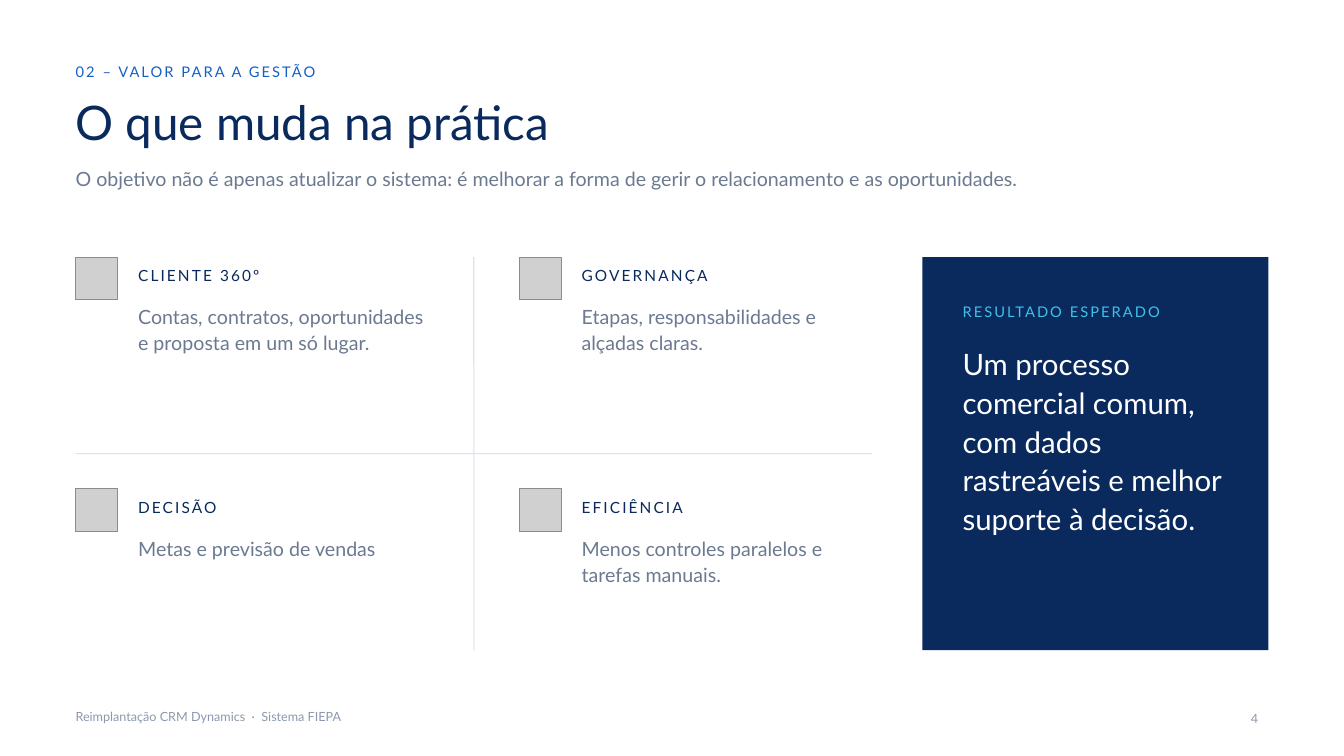
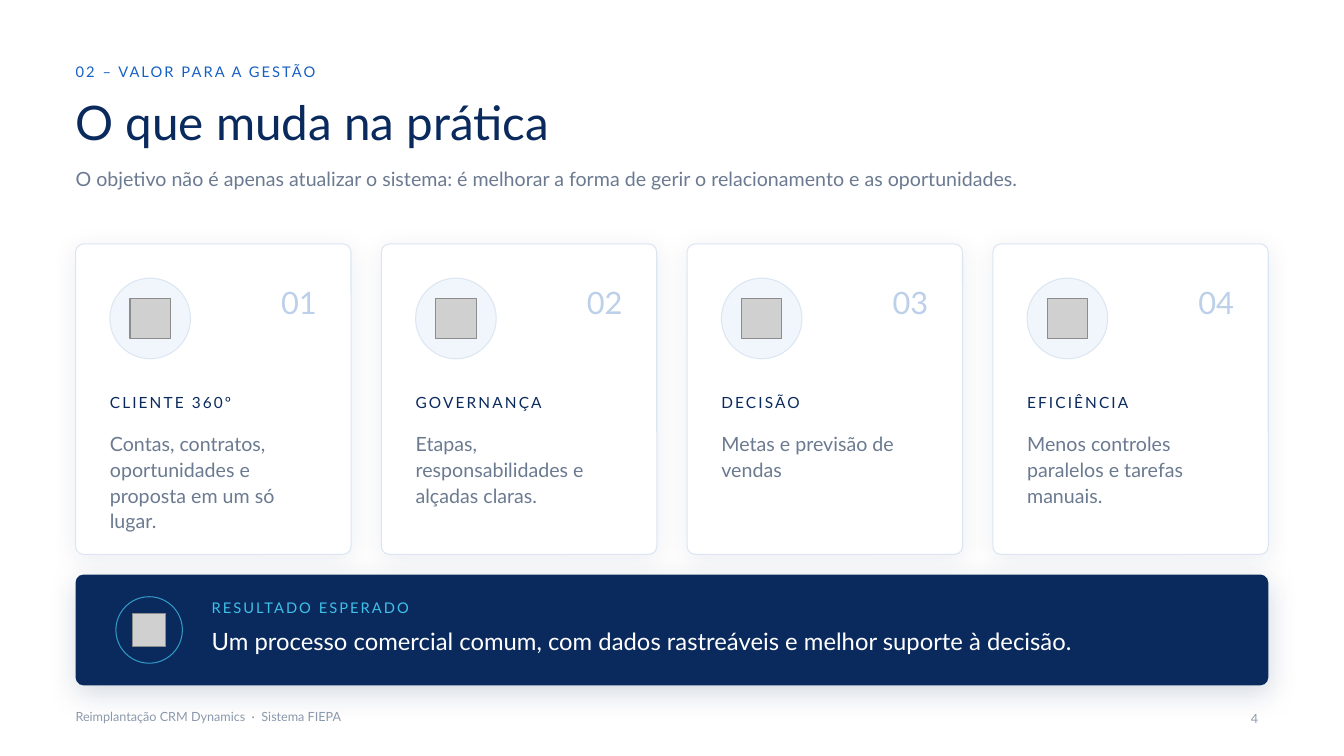
Before and after one commit to lucasmaiaws13-eng/for-desktop, a slide deck: slide 4 of apresentacao-crm-fiepa/Reimplantacao_CRM_Dynamics_FIEPA.pptx. Drawn at 1344x756 pixels with LibreOffice and Linux fonts; fonts in the diff are those of the drawing; grey boxes stand for pictures; background and template pictures are left out. Boxes give left, top, right and bottom in pixels: in the first picture for what was removed or moved away, otherwise in the second. Text is boxed around its words. In the diff, an @@ line names an element or a change of style, - is before the commit and + after.

```diff
--- a/apresentacao-crm-fiepa/Reimplantacao_CRM_Dynamics_FIEPA.pptx
+++ b/apresentacao-crm-fiepa/Reimplantacao_CRM_Dynamics_FIEPA.pptx
@@ rounded rectangle added at bbox=[76, 244, 351, 555], fill #FFFFFF, outline #DCE6F2 0.75 pt @@
@@ rounded rectangle added at bbox=[381, 244, 656, 555], fill #FFFFFF, outline #DCE6F2 0.75 pt @@
@@ line removed from (474, 257) to (474, 650) @@
@@ rounded rectangle added at bbox=[688, 244, 963, 555], fill #FFFFFF, outline #DCE6F2 0.75 pt @@
@@ rectangle removed at bbox=[923, 257, 1268, 650] @@
@@ rounded rectangle added at bbox=[993, 244, 1268, 555], fill #FFFFFF, outline #DCE6F2 0.75 pt @@
@@ ellipse added at bbox=[110, 278, 191, 359], fill #F1F6FC, outline #DCE6F2 0.75 pt @@
@@ picture: place and size @@
-picture at bbox=[76, 257, 118, 299]
+picture at bbox=[130, 298, 170, 339]
@@ text added at bbox=[281, 292, 317, 314], 22 pt, text #BCD0EA @@
+01
@@ ellipse added at bbox=[415, 278, 496, 359], fill #F1F6FC, outline #DCE6F2 0.75 pt @@
@@ picture: place and size @@
-picture at bbox=[76, 489, 118, 531]
+picture at bbox=[436, 298, 476, 339]
@@ text added at bbox=[587, 292, 623, 314], 22 pt, text #BCD0EA @@
+02
@@ ellipse added at bbox=[722, 278, 803, 359], fill #F1F6FC, outline #DCE6F2 0.75 pt @@
@@ picture: place and size @@
-picture at bbox=[519, 257, 562, 299]
+picture at bbox=[742, 298, 782, 339]
@@ text added at bbox=[893, 292, 929, 314], 22 pt, text #BCD0EA @@
+03
@@ ellipse added at bbox=[1027, 278, 1108, 359], fill #F1F6FC, outline #DCE6F2 0.75 pt @@
@@ picture: place and size @@
-picture at bbox=[519, 489, 562, 531]
+picture at bbox=[1048, 298, 1088, 339]
@@ text added at bbox=[1198, 292, 1234, 314], 22 pt, text #BCD0EA @@
+04
@@ text "CLIENTE 360º": place and size @@
-text "CLIENTE 360º" at bbox=[138, 270, 259, 281]
+text "CLIENTE 360º" at bbox=[110, 397, 231, 408]
@@ text "GOVERNANÇA": place and size @@
-text "GOVERNANÇA" at bbox=[582, 270, 708, 284]
+text "GOVERNANÇA" at bbox=[416, 397, 542, 411]
@@ text "DECISÃO": place and size @@
-text "DECISÃO" at bbox=[138, 499, 216, 513]
+text "DECISÃO" at bbox=[721, 394, 799, 408]
@@ text "EFICIÊNCIA": place and size @@
-text "EFICIÊNCIA" at bbox=[582, 499, 683, 513]
+text "EFICIÊNCIA" at bbox=[1027, 394, 1128, 408]
@@ text "Contas, contratos, oportunidades e proposta ..." rewrapped from bbox=[138, 309, 424, 354] to bbox=[110, 437, 275, 532] @@
@@ text "Etapas, responsabilidades e alçadas claras." rewrapped from bbox=[582, 309, 816, 354] to bbox=[416, 437, 583, 507] @@
@@ text "Metas e previsão de vendas" rewrapped from bbox=[138, 541, 375, 560] to bbox=[721, 436, 893, 477] @@
@@ text "Menos controles paralelos e tarefas ..." rewrapped from bbox=[582, 541, 822, 582] to bbox=[1027, 436, 1183, 503] @@
@@ line removed from (76, 454) to (872, 454) @@
@@ rounded rectangle added at bbox=[76, 575, 1268, 686], fill #0A2A5E @@
@@ ellipse added at bbox=[116, 597, 182, 663], outline #3FC1E8 0.75 pt @@
@@ text "RESULTADO ESPERADO" rewrapped from bbox=[963, 302, 1228, 328] to bbox=[212, 599, 716, 624] @@
@@ picture added at bbox=[132, 613, 165, 646] @@
@@ text "Um processo comercial comum, com ...": place and size @@
-text "Um processo comercial comum, com ..." at bbox=[963, 354, 1221, 535]
+text "Um processo comercial comum, com ..." at bbox=[212, 632, 1071, 654]
@@ text "Um processo comercial comum, com ..." at bbox=[212, 632, 1071, 654]: size 21 to 17 pt; line spacing 1.1 to 1 @@
```
Also in this commit, not shown: 9 other slides changed, 3 other files.
